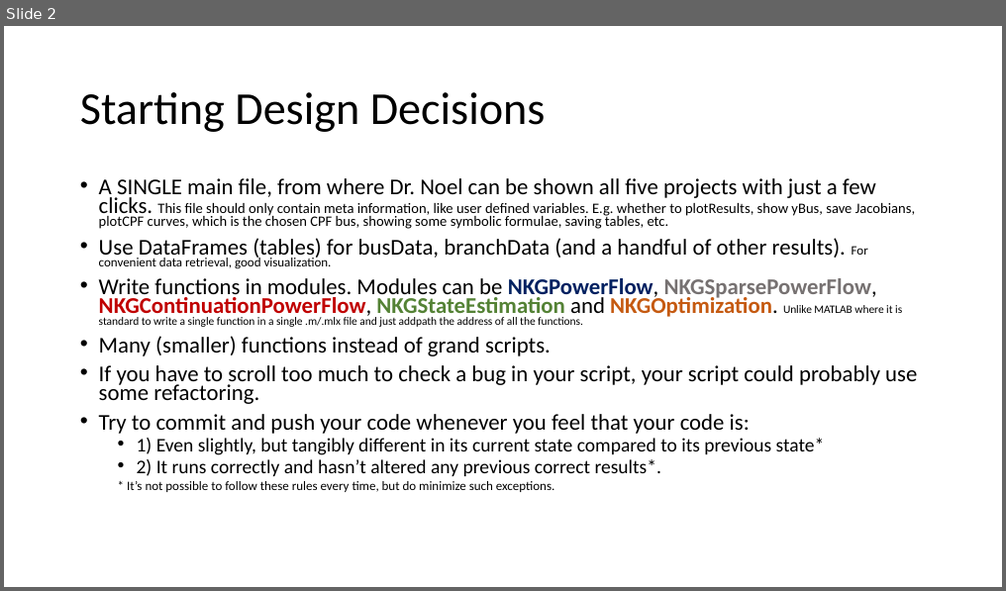
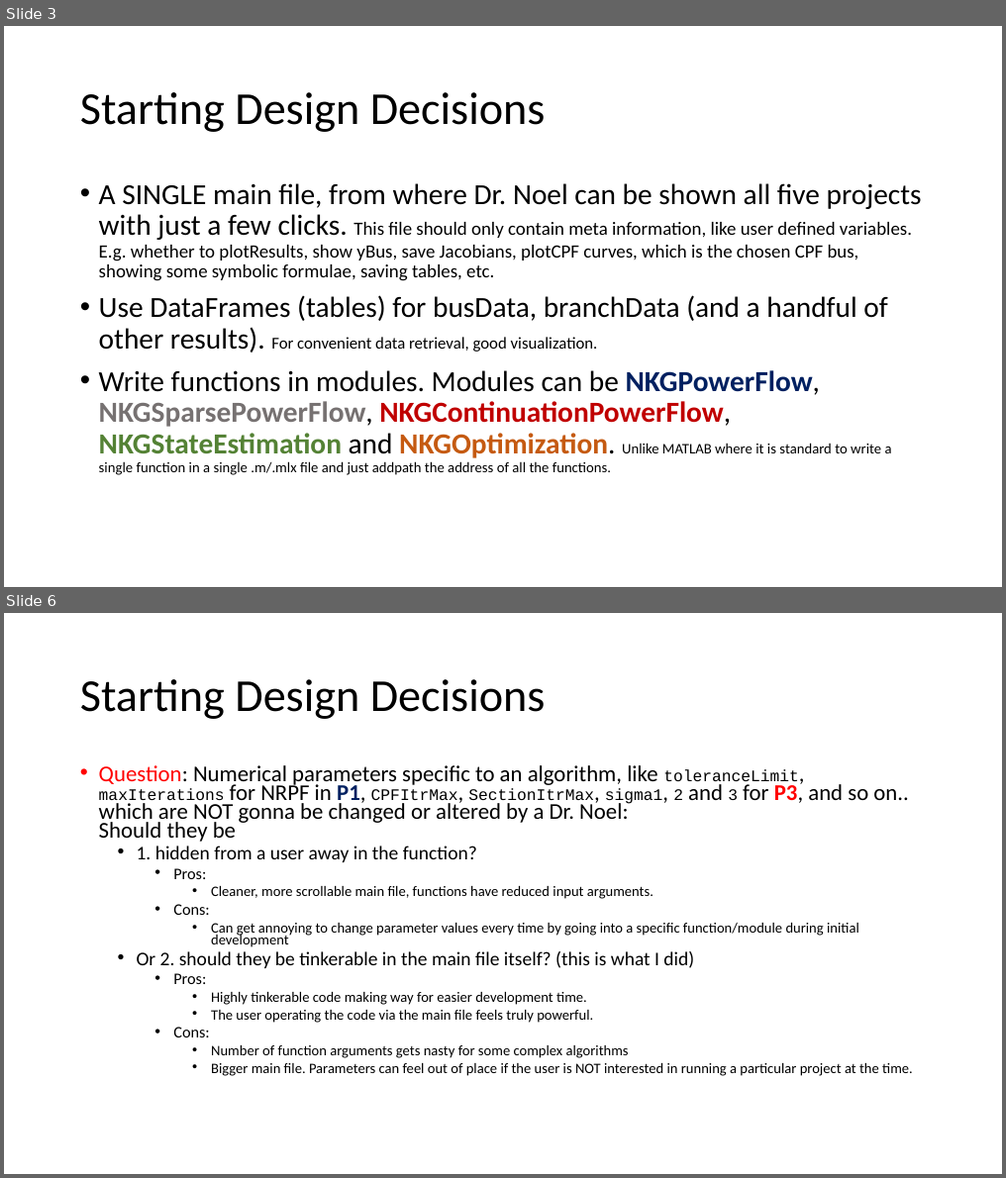
Before and after one commit to Realife-Brahmin/OriginalDocsHub, a slide deck: ee521/plan_for_ee521_in_julia/ee521_julia_plan.pptx. Shown one above the other, each under a label of ours: slide 2 before the commit, slides 3 and 6 after it; the slides between them are not shown. The pictures are 1006x591 and 1006x1178 pixels, drawn with LibreOffice and Linux fonts; fonts in the diff are those of the drawing. Boxes give left, top, right and bottom in pixels: in the first picture for what was removed or moved away, otherwise in the second. Text is boxed around its words. In the diff, an @@ line names an element or a change of style, - is before the commit and + after.

```diff
--- a/ee521/plan_for_ee521_in_julia/ee521_julia_plan.pptx
+++ b/ee521/plan_for_ee521_in_julia/ee521_julia_plan.pptx
@@ slide 6 added at <box>4,613,1002,1174</box>, background #FFFFFF @@
@@ title added at <box>80,679,546,719</box>, 44 pt, text #000000 @@
+Starting Design Decisions
@@ text added at <box>99,765,913,1076</box>, 13.9 pt, text #000000 @@
+• Question: Numerical parameters specific to an algorithm, like toleranceLimit, maxIterations for NRPF in P1, CPFItrMax, SectionItrMax, sigma1, 2 and 3 for P3, and so on.. which are NOT gonna be changed or altered by a Dr. Noel:
+  Should they be
+  • 1. hidden from a user away in the function?
+    • Pros:
+      • Cleaner, more scrollable main file, functions have reduced input arguments.
+    • Cons:
+      • Can get annoying to change parameter values every time by going into a specific function/module during initial development
+  • Or 2. should they be tinkerable in the main file itself? (this is what I did)
+    • Pros:
+      • Highly tinkerable code making way for easier development time.
+      • The user operating the code via the main file feels truly powerful.
+    • Cons:
+      • Number of function arguments gets nasty for some complex algorithms
+      • Bigger main file. Parameters can feel out of place if the user is NOT interested in running a particular project at the time.
@@ what was slide 2 is now slide 3 @@
@@ slide 3 changed as well @@
@@ text "A SINGLE main file, from ..." at <box>99,183,922,475</box>: size 21.7 to 28 pt in "A SINGLE main file, from where Dr. ...", "Use DataFrames (tables) for busData, branchData (and ...", "Write functions in modules. Modules can be ..."; size 13.9 to 18 pt in "This file should only contain meta information, ..."; size 12.4 to 16 pt in "For convenient data retrieval, good visualization."; size 10.8 to 14 pt in "Unlike MATLAB where it is standard to ..."; line spacing 0.7 to 0.9 @@
@@ text at <box>99,336,917,492</box>: paragraphs removed @@
-• Many (smaller) functions instead of grand scripts.
-• If you have to scroll too much to check a bug in your script, your script could probably use some refactoring.
-• Try to commit and push your code whenever you feel that your code is:
-  • 1) Even slightly, but tangibly different in its current state compared to its previous state*
-  • 2) It runs correctly and hasn’t altered any previous correct results*.
-  * It’s not possible to follow these rules every time, but do minimize such exceptions.
```
Also in this commit, not shown: 5 other slides changed, 8 other slides added, 2 slides removed.
